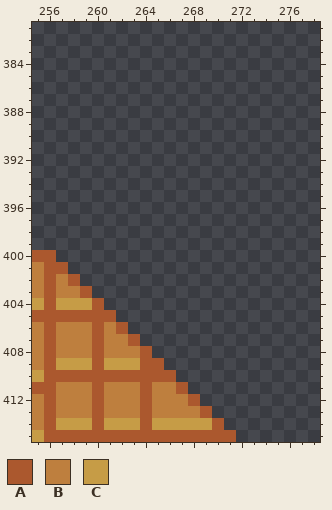
File history of a pixel-art file, anotherThreat/aseprite/tilemap.aseprite. The first picture shows the starting point.
512x512 pixels, 1 frame. Colours within 5 levels of each other are drawn and written as one. Shown: x 255..278, y 381..415. The commit also changed other parts of the picture, which this record leaves out.
Visible layers, top first: "character", "background_tile", "ground_tile".
Palette (. is transparent): A #ab582e  B #be7f3e  C #c69c46
Pixels before, first column x 255:
400 AA...............
401 BAA..............
402 BABA.............
403 BABBA............
404 CACCCA...........
405 AAAAAAA..........
406 BABBBABA.........
407 BABBBABBA........
408 BABBBABBBA.......
409 BACCCACCCAA......
410 CAAAAAAAAAAA.....
411 AABBBABBBABBA....
412 BABBBABBBABBBA...
413 BABBBABBBABBBBA..
414 BACCCACCCACCCCCA.
415 CAAAAAAAAAAAAAAAA
The result:
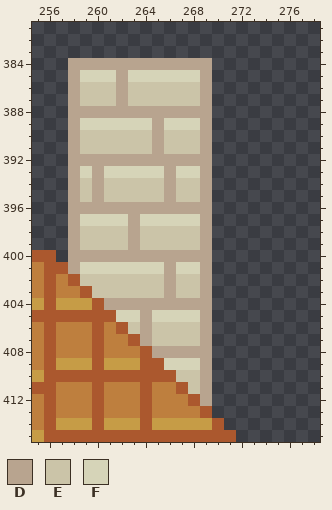
Colours new in this view: D #b8a48f  E #cbc4a8  F #d6d4b8
Diff:
{"where": "layer \"background_tile\""}
{"y":384,"x":258,"old":"............","new":"DDDDDDDDDDDD"}
{"y":385,"x":258,"old":"............","new":"DFFFDFFFFFFD"}
{"y":386,"x":258,"old":"............","new":"DEEEDEEEEEED"}
{"y":387,"x":258,"old":"............","new":"DEEEDEEEEEED"}
{"y":388,"x":258,"old":"............","new":"DDDDDDDDDDDD"}
{"y":389,"x":258,"old":"............","new":"DFFFFFFDFFFD"}
{"y":390,"x":258,"old":"............","new":"DEEEEEEDEEED"}
{"y":391,"x":258,"old":"............","new":"DEEEEEEDEEED"}
{"y":392,"x":258,"old":"............","new":"DDDDDDDDDDDD"}
{"y":393,"x":258,"old":"............","new":"DFDFFFFFDFFD"}
{"y":394,"x":258,"old":"............","new":"DEDEEEEEDEED"}
{"y":395,"x":258,"old":"............","new":"DEDEEEEEDEED"}
{"y":396,"x":258,"old":"............","new":"DDDDDDDDDDDD"}
{"y":397,"x":258,"old":"............","new":"DFFFFDFFFFFD"}
{"y":398,"x":258,"old":"............","new":"DEEEEDEEEEED"}
{"y":399,"x":258,"old":"............","new":"DEEEEDEEEEED"}
{"y":400,"x":258,"old":"............","new":"DDDDDDDDDDDD"}
{"y":401,"x":258,"old":"............","new":"DFFFFFFFDFFD"}
{"y":402,"x":259,"old":"...........","new":"EEEEEEEDEED"}
{"y":403,"x":260,"old":"..........","new":"EEEEEEDEED"}
{"y":404,"x":261,"old":".........","new":"DDDDDDDDD"}
{"y":405,"x":262,"old":"........","new":"FFDFFFFD"}
{"y":406,"x":263,"old":".......","new":"EDEEEED"}
{"y":407,"x":264,"old":"......","new":"DEEEED"}
{"y":408,"x":265,"old":".....","new":"DDDDD"}
{"y":409,"x":266,"old":"....","new":"FFFD"}
{"y":410,"x":267,"old":"...","new":"EED"}
{"y":411,"x":268,"old":"..","new":"ED"}
{"y":412,"x":269,"old":".","new":"D"}
